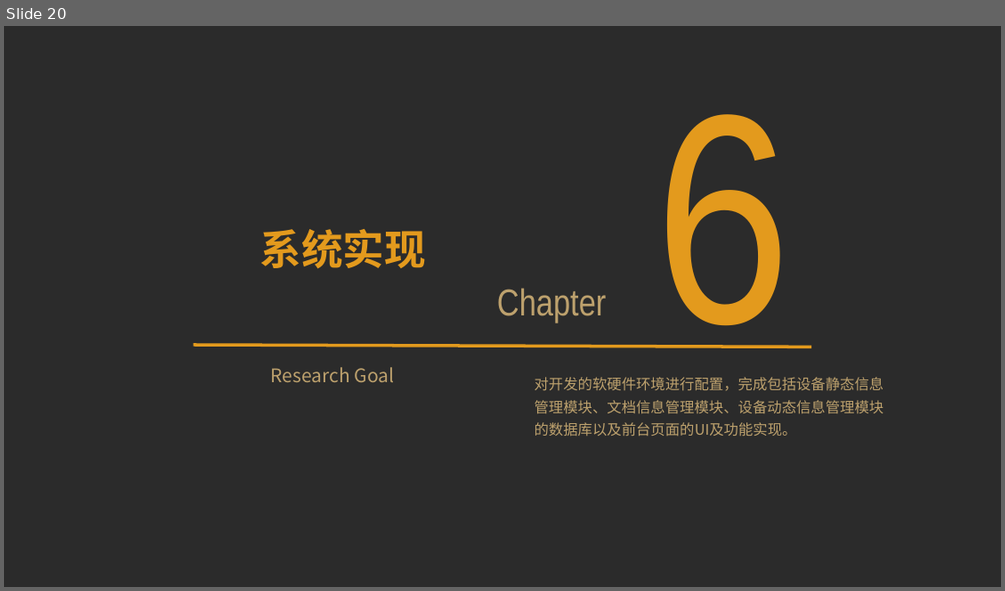
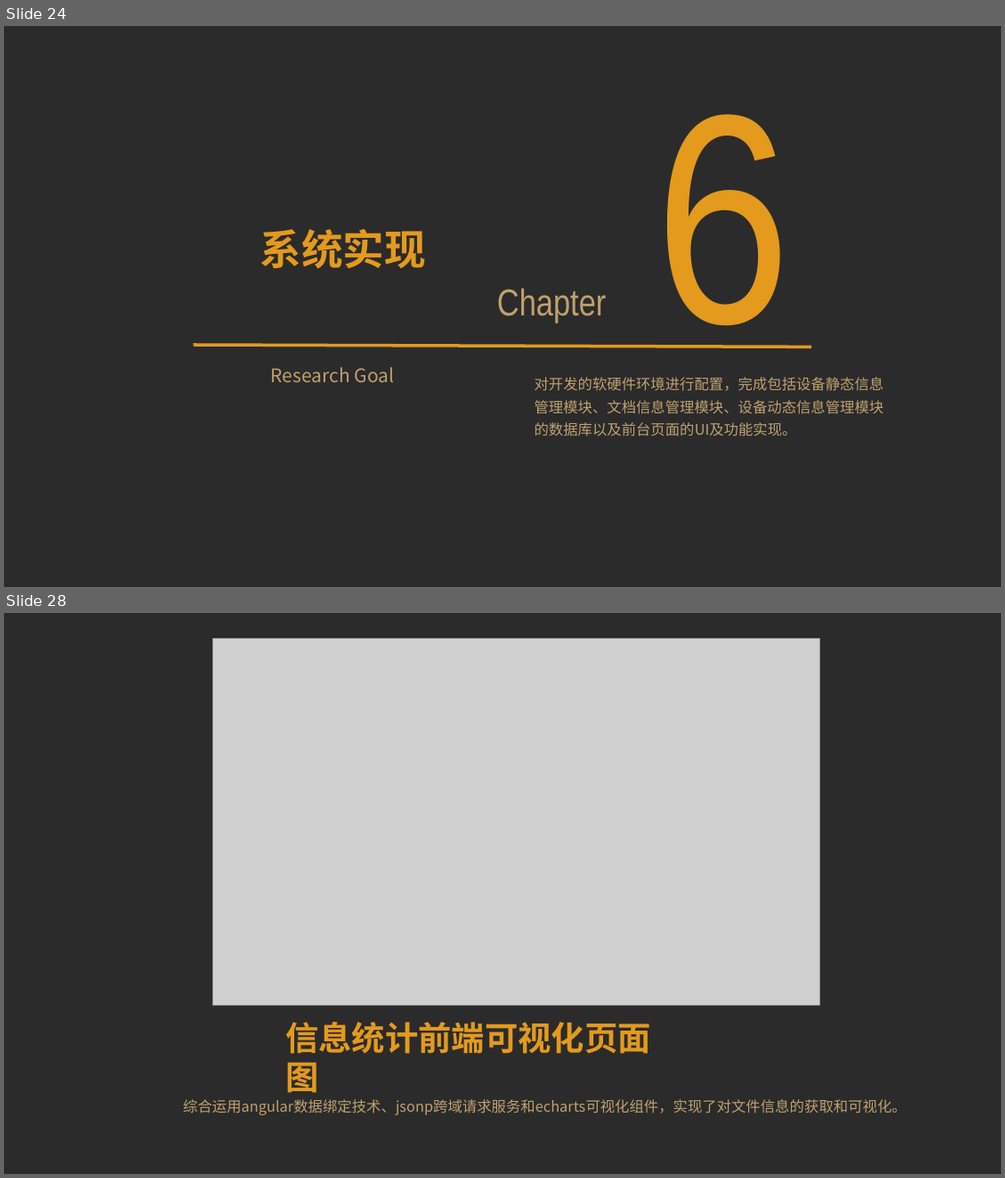
Before and after one commit to zhangly95/thesis-project, a slide deck: 预答辩.pptx. Shown one above the other, each under a label of ours: slide 20 before the commit, slides 24 and 28 after it; the slides between them are not shown. The pictures are 1005x591 and 1005x1178 pixels, drawn with LibreOffice and Linux fonts; fonts in the diff are those of the drawing; grey boxes stand for pictures; background and template pictures are left out; a plain dark background stands for a picture behind light text. Boxes give left, top, right and bottom in pixels: in the first picture for what was removed or moved away, otherwise in the second. Text is boxed around its words. In the diff, an @@ line names an element or a change of style, - is before the commit and + after.

```diff
--- a/预答辩.pptx
+++ b/预答辩.pptx
@@ slide 28 added at (4, 613, 1001, 1174), background picture (left out) @@
@@ picture added at (212, 639, 820, 1005) @@
@@ text added at (285, 1022, 651, 1054), 32 pt, text #E39A1D, bold @@
+信息统计前端可视化页面图
@@ text added at (183, 1099, 906, 1115), 14 pt, text #BDA16D @@
+综合运用angular数据绑定技术、jsonp跨域请求服务和echarts可视化组件，实现了对文件信息的获取和可视化。
@@ what was slide 20 is now slide 24 @@
```
Also in this commit, not shown: 3 slides changed, 7 other slides added.
